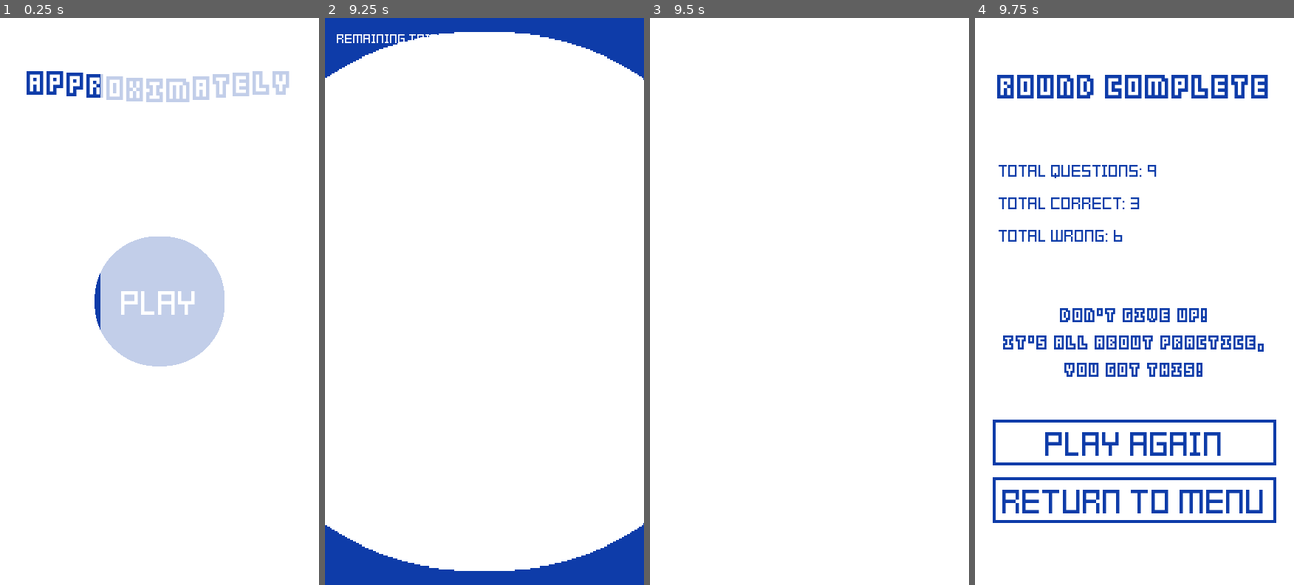
Above: before the commit, frames 1-4 (left to right).
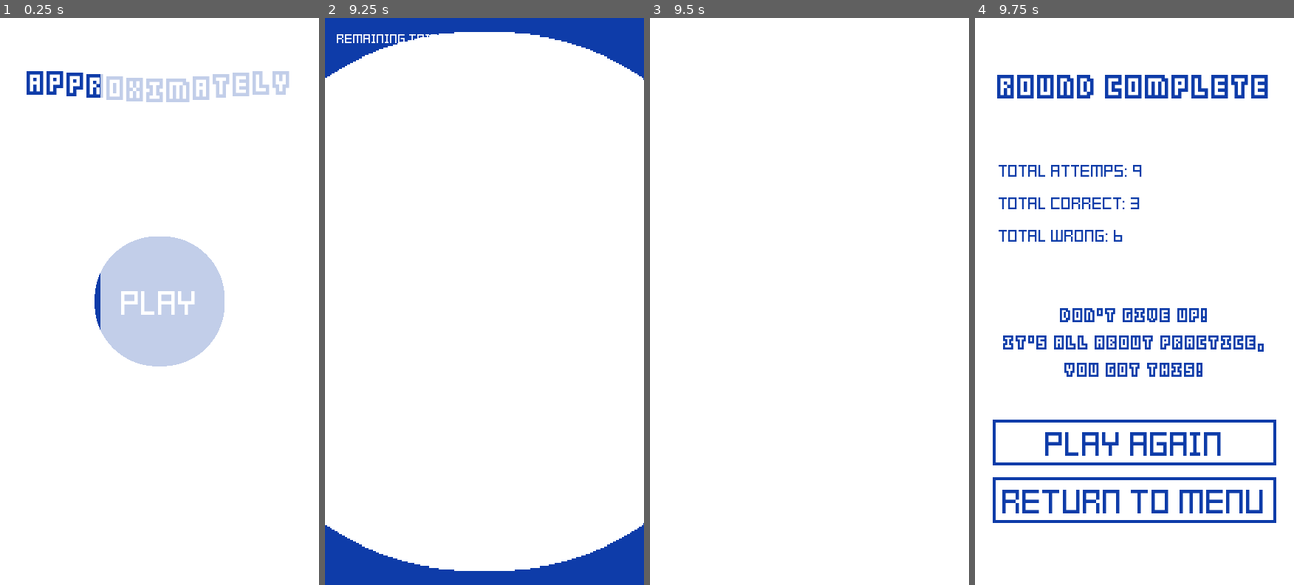
Above: after the commit, the same moments.

Repository: msanatan/Approximately
Game: Godot game, scene res://Scenes/MainMenu.tscn
Two runs of this game, one before a commit and one after it. Both use one fixed random seed, a clock stepped at 60 frames per second and the inputs below.
Inputs:
- Up to frame 1 (0.25 s): no input
- Up to frame 2 (9.25 s): click "Play" at 0.5 s; click "Play" at 1.25 s; click "-26" at 3.5 s; click "-23" at 4.25 s; click "110" at 5 s; click "108" at 5.75 s; click "112" at 6.5 s; click "-1" at 7.25 s; click "-4" at 8 s; click "-5" at 8.75 s
- Up to frame 3 (9.5 s): no input
- Up to frame 4 (9.75 s): click "-10" at 9.5 s

Frames 1-3 are identical in both runs. In frame 4, 0.3% of the frame differs, in the area x 24-57%, y 25-29%.

Commit message:
Change text/vars to total attempts + fix score bug
The score didn't reset when playing again from the main menu

Diff:
--- a/Scenes/GameOver.tscn
+++ b/Scenes/GameOver.tscn
@@ -73,12 +73,12 @@
 "_edit_use_anchors_": false
 }
 
-[node name="TotalQuestionsLabel" type="Label" parent="StatsContainer"]
+[node name="TotalAttemptsLabel" type="Label" parent="StatsContainer"]
 margin_right = 368.0
 margin_bottom = 28.0
 custom_colors/font_color = Color( 0.0588235, 0.239216, 0.666667, 1 )
 custom_fonts/font = SubResource( 2 )
-text = "Total Questions: "
+text = "Total Attempts: "
 valign = 1
 
 [node name="TotalCorrectLabel" type="Label" parent="StatsContainer"]
--- a/Scripts/Game/Answers.gd
+++ b/Scripts/Game/Answers.gd
@@ -27,7 +27,7 @@
     correct_answer = correct_ans
 
 func is_correct_answer(answer: int, node: Button):
-    Global.total_questions += 1
+    Global.total_attempts += 1
     var is_correct: bool = answer == correct_answer
 
     if is_correct:
--- a/Scripts/GameOver.gd
+++ b/Scripts/GameOver.gd
@@ -1,32 +1,36 @@
 extends Node2D
 
-onready var total_questions_label: Label = $StatsContainer/TotalQuestionsLabel
+onready var total_attempts_label: Label = $StatsContainer/TotalAttemptsLabel
 onready var total_correct_label: Label = $StatsContainer/TotalCorrectLabel
 onready var total_wrong_label: Label = $StatsContainer/TotalWrongLabel
 onready var results_label: Label = $ResultsMessageLabel
 
 
 func _ready():
-    total_questions_label.text = 'Total Questions: ' + str(Global.total_questions)
+    total_attempts_label.text = 'Total Attemps: ' + str(Global.total_attempts)
     total_correct_label.text = 'Total Correct: ' + str(Global.total_correct)
     total_wrong_label.text = 'Total Wrong: ' + str(Global.total_wrong)
 
-    if Global.total_wrong == 0 and Global.total_questions >= 10:
+    if Global.total_wrong == 0 and Global.total_attempts >= 10:
         results_label.text = "You're acing it!\nKeep up the good work!"
-    elif Global.total_wrong == 0 and Global.total_questions < 10:
+    elif Global.total_wrong == 0 and Global.total_attempts < 10:
         results_label.text = "All correct!\nKeep it up and go for more!"
-    elif Global.total_correct >= Global.total_wrong and Global.total_questions >= 10:
+    elif Global.total_correct >= Global.total_wrong and Global.total_attempts >= 10:
         results_label.text = "Keep it up!\nYou're doing well, just take your time!"
-    elif Global.total_correct >= Global.total_wrong and Global.total_questions < 10:
+    elif Global.total_correct >= Global.total_wrong and Global.total_attempts < 10:
         results_label.text = "You're on the right path!\nTry to focus on accuracy!"
     elif Global.total_correct < Global.total_wrong:
         results_label.text = "Don't give up!\nIt's all about practice, you got this!"
 
 
-func _on_ReplayButton_pressed():
-    Global.total_questions = 0
+func reset_scores():
+    Global.total_attempts = 0
     Global.total_correct = 0
     Global.total_wrong = 0
+
+
+func _on_ReplayButton_pressed():
+    reset_scores()
     $CircleGrowingTransition.transition_start('#0f3daa')
 
 
@@ -35,6 +39,7 @@
 
 
 func _on_MainMenuButton_pressed():
+    reset_scores()
     $FadeTransition.show()
     $FadeTransition.fade_out()
 
--- a/Scripts/Global.gd
+++ b/Scripts/Global.gd
@@ -1,5 +1,5 @@
 extends Node
 
-var total_questions = 0
+var total_attempts = 0
 var total_correct = 0
 var total_wrong = 0
